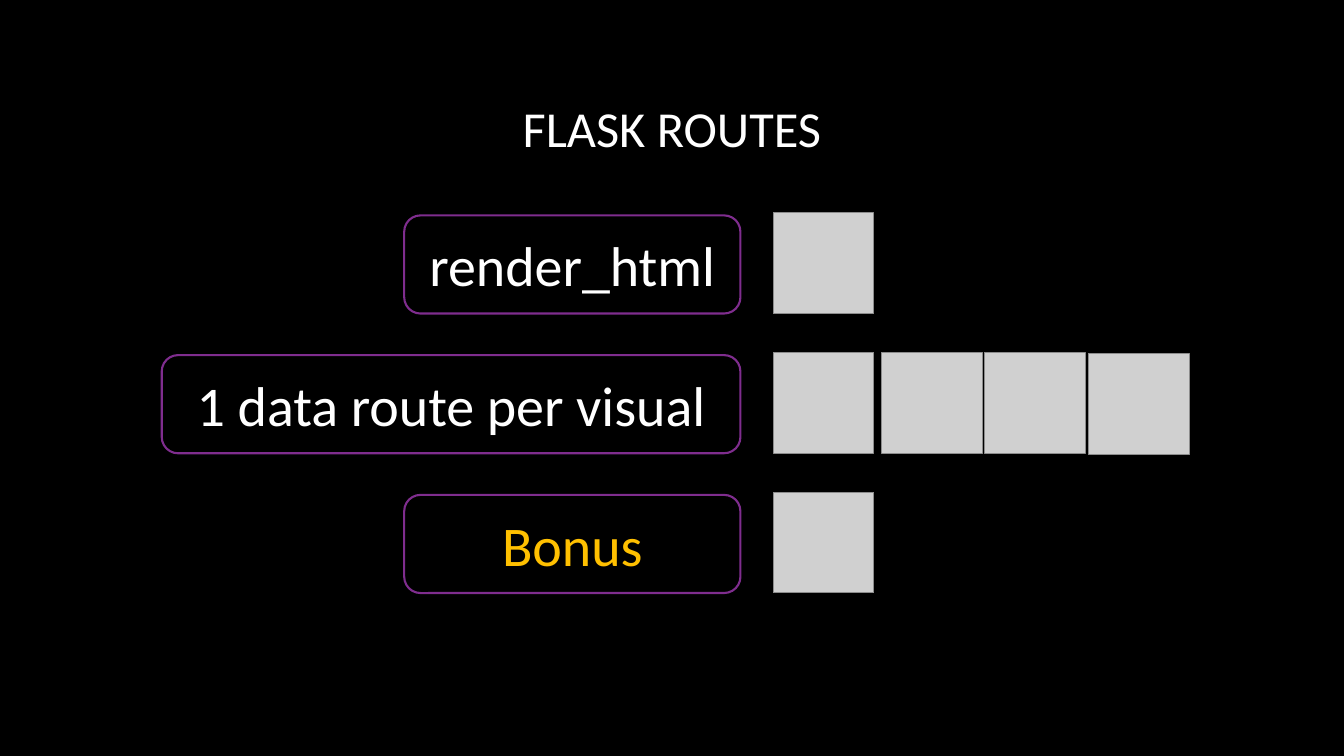
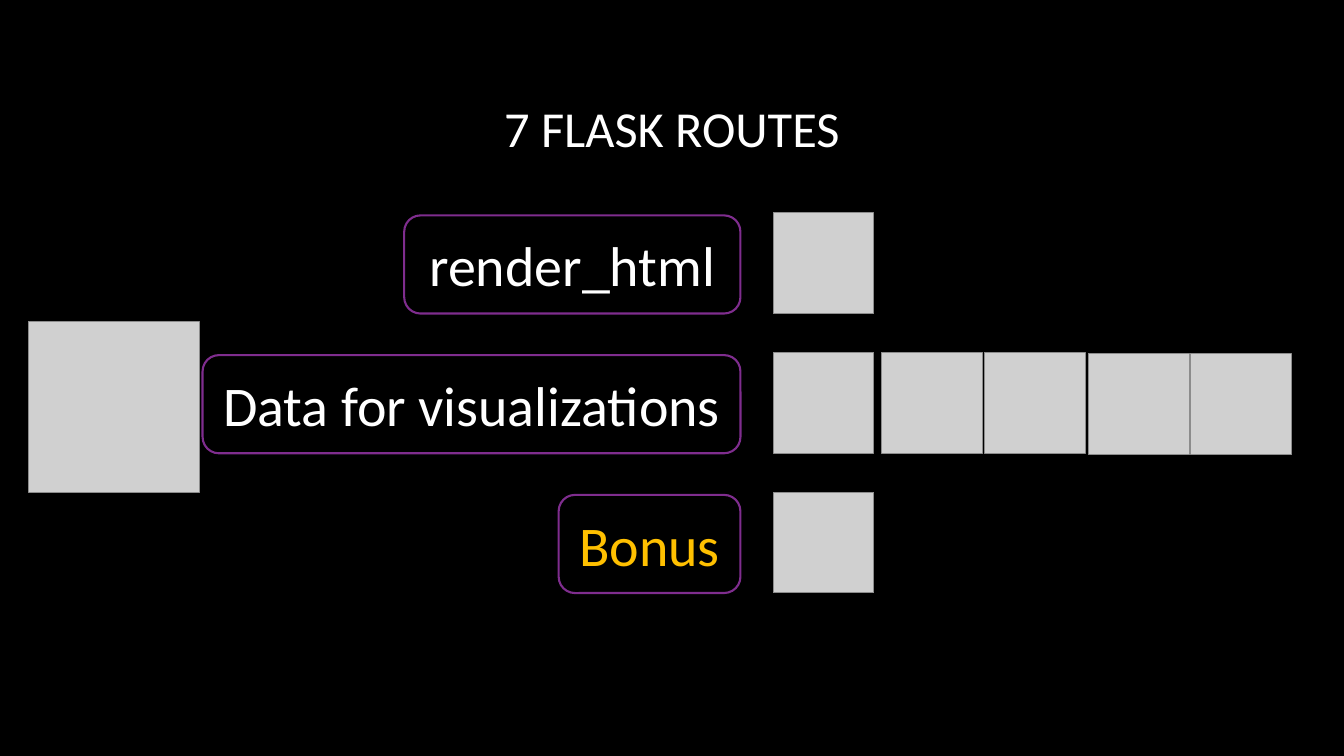
Before and after one commit to shriparna/us-mortality-stats, a slide deck: slide 5 of Presentation/project_03_group_04.pptx. Drawn at 1344x756 pixels with LibreOffice and Linux fonts; fonts in the diff are those of the drawing; grey boxes stand for pictures; background and template pictures are left out. Boxes give left, top, right and bottom in pixels: in the first picture for what was removed or moved away, otherwise in the second. Text is boxed around its words. In the diff, an @@ line names an element or a change of style, - is before the commit and + after.

```diff
--- a/Presentation/project_03_group_04.pptx
+++ b/Presentation/project_03_group_04.pptx
@@ title at (504, 114, 839, 148): text changed @@
-FLASK ROUTES
+7 FLASK ROUTES
@@ picture added at (29, 322, 200, 492) @@
@@ rounded rectangle "Data for visualizations": place and size @@
-rounded rectangle "Data for visualizations" at (161, 355, 740, 453)
+rounded rectangle "Data for visualizations" at (203, 355, 741, 453)
@@ picture added at (1192, 354, 1293, 455) @@
@@ text in rounded rectangle at (223, 387, 720, 427): text changed @@
-1 data route per visual
+Data for visualizations
@@ rounded rectangle "Bonus": place and size @@
-rounded rectangle "Bonus" at (404, 495, 741, 593)
+rounded rectangle "Bonus" at (559, 495, 740, 593)
```
Also in this commit, not shown: 4 other slides changed, 1 slide added, 1 slide removed, 11 other files.
